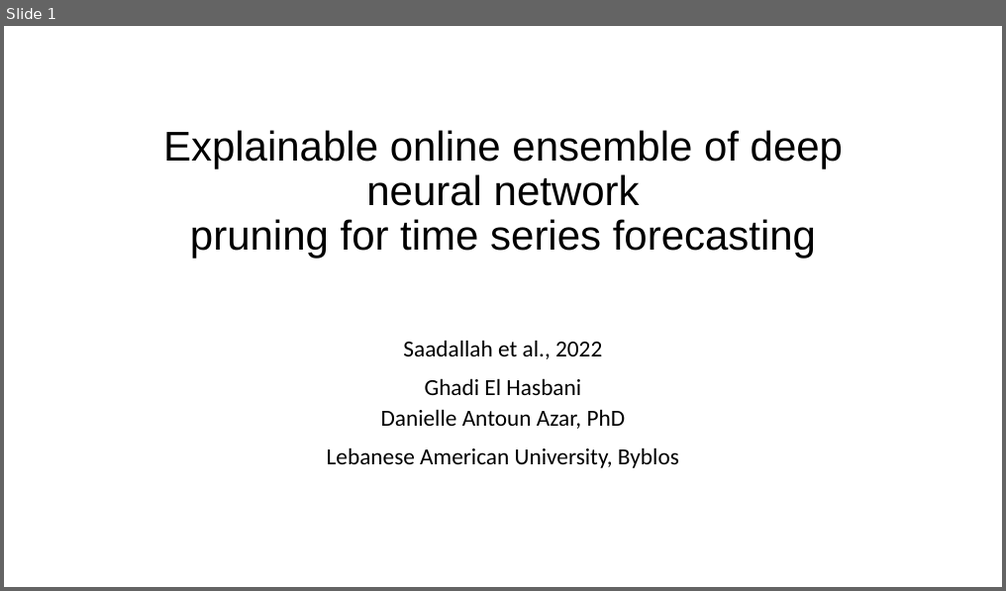
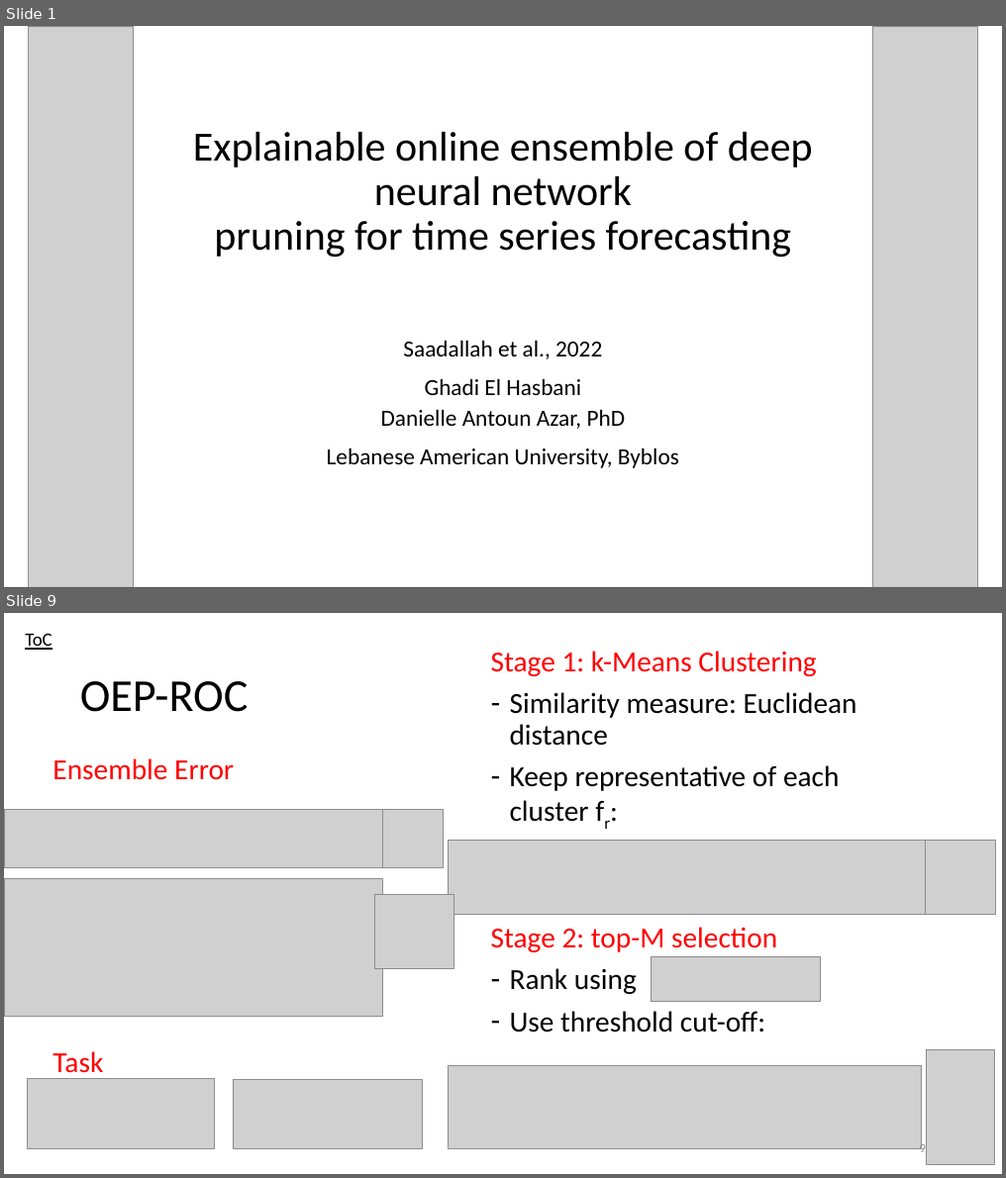
Before and after one commit to GhadiElHasbani/CSC615-MachineLearning, a slide deck: Assignment_2/Question4-presentation.pptx. Shown one above the other, each under a label of ours: slide 1 before the commit, slides 1 and 9 after it; the slides between them are not shown. The pictures are 1006x591 and 1006x1178 pixels, drawn with LibreOffice and Linux fonts; fonts in the diff are those of the drawing; grey boxes stand for pictures. Boxes give left, top, right and bottom in pixels: in the first picture for what was removed or moved away, otherwise in the second. Text is boxed around its words. In the diff, an @@ line names an element or a change of style, - is before the commit and + after.

```diff
--- a/Assignment_2/Question4-presentation.pptx
+++ b/Assignment_2/Question4-presentation.pptx
@@ slide 9 added at (4, 613, 1002, 1174), background #FFFFFF @@
@@ text added at (25, 633, 53, 650), 18 pt, text #000000, underline @@
+ToC
@@ text added at (491, 651, 857, 1033), 28 pt, text #000000 @@
+Stage 1: k-Means Clustering
+– Similarity measure: Euclidean distance
+– Keep representative of each cluster fr:
+Stage 2: top-M selection
+– Rank using
+– Use threshold cut-off:
@@ title added at (80, 681, 249, 712), 44 pt, text #000000 @@
+OEP-ROC
@@ text added at (53, 759, 234, 1080), 28 pt, text #FF0000 @@
+Ensemble Error
+Task
@@ picture added at (4, 810, 383, 868) @@
@@ picture added at (383, 810, 444, 868) @@
@@ picture added at (448, 841, 925, 915) @@
@@ picture added at (925, 841, 996, 915) @@
@@ picture added at (4, 878, 383, 1016) @@
@@ picture added at (374, 894, 453, 968) @@
@@ picture added at (651, 957, 821, 1001) @@
@@ picture added at (927, 1051, 995, 1165) @@
@@ picture added at (27, 1078, 214, 1149) @@
@@ picture added at (233, 1079, 422, 1149) @@
@@ picture added at (448, 1065, 921, 1150) @@
@@ page number added at (920, 1143, 926, 1153), 12 pt, text #8C8C8C @@
+9
@@ slide 1 changed as well @@
@@ picture added at (28, 26, 133, 587) @@
@@ picture added at (873, 26, 978, 587) @@
@@ title "Explainable online ensemble of deep ..." at (193, 132, 813, 258): font Arial to Calibri @@
```
Also in this commit, not shown: 3 other slides changed, 15 other slides added, 2 slides removed.
